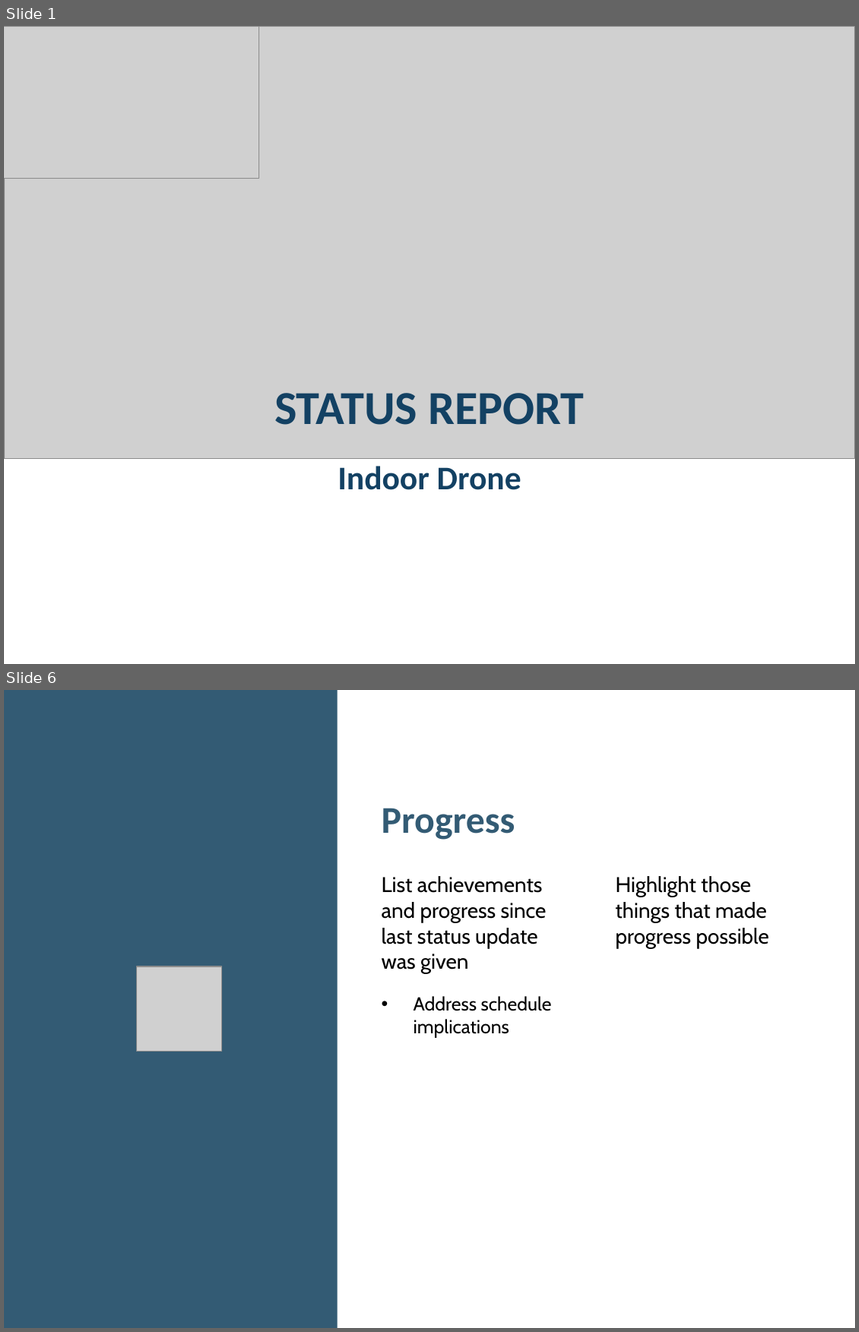
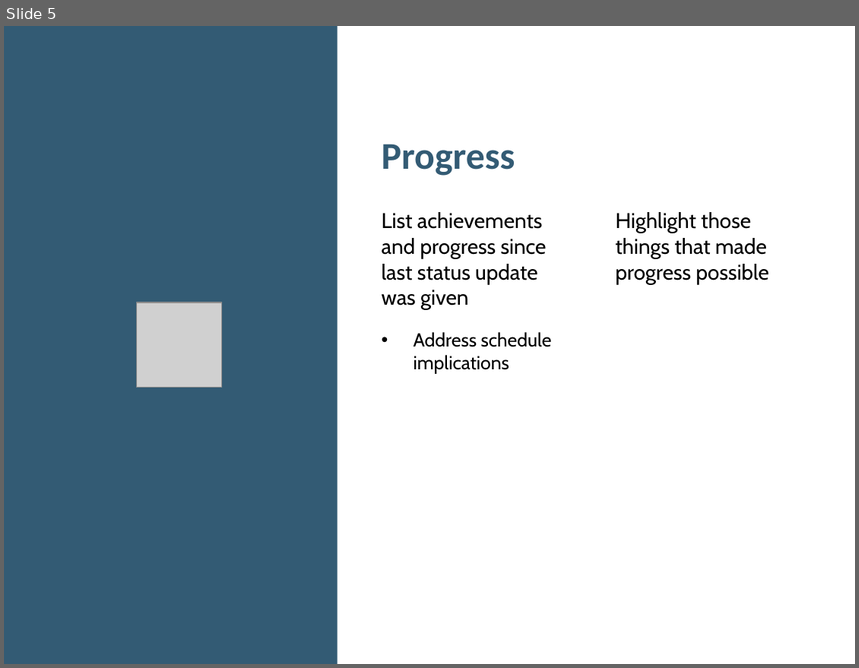
Before and after one commit to 1659012/RnD16Bit, a slide deck: Presentation/Project Status.pptx. Shown one above the other, each under a label of ours: slides 1 and 6 before the commit, slide 5 after it; the slides between them are not shown. The pictures are 859x1332 and 859x668 pixels, drawn with LibreOffice and Linux fonts; fonts in the diff are those of the drawing; grey boxes stand for pictures. Boxes give left, top, right and bottom in pixels: in the first picture for what was removed or moved away, otherwise in the second. Text is boxed around its words. In the diff, an @@ line names an element or a change of style, - is before the commit and + after.

```diff
--- a/Presentation/Project Status.pptx
+++ b/Presentation/Project Status.pptx
@@ slide 1 removed at [4, 26, 855, 664], background #FFFFFF @@
@@ picture removed at [4, 26, 855, 458] @@
@@ picture removed at [4, 26, 259, 178] @@
@@ title removed at [275, 393, 585, 425] @@
-STATUS REPORT
@@ text removed at [338, 466, 522, 490] @@
-Indoor Drone
@@ what was slide 6 is now slide 5 @@
```
Also in this commit, not shown: 1 slide changed, 3 slides added, 3 other slides removed, 22 other files.
